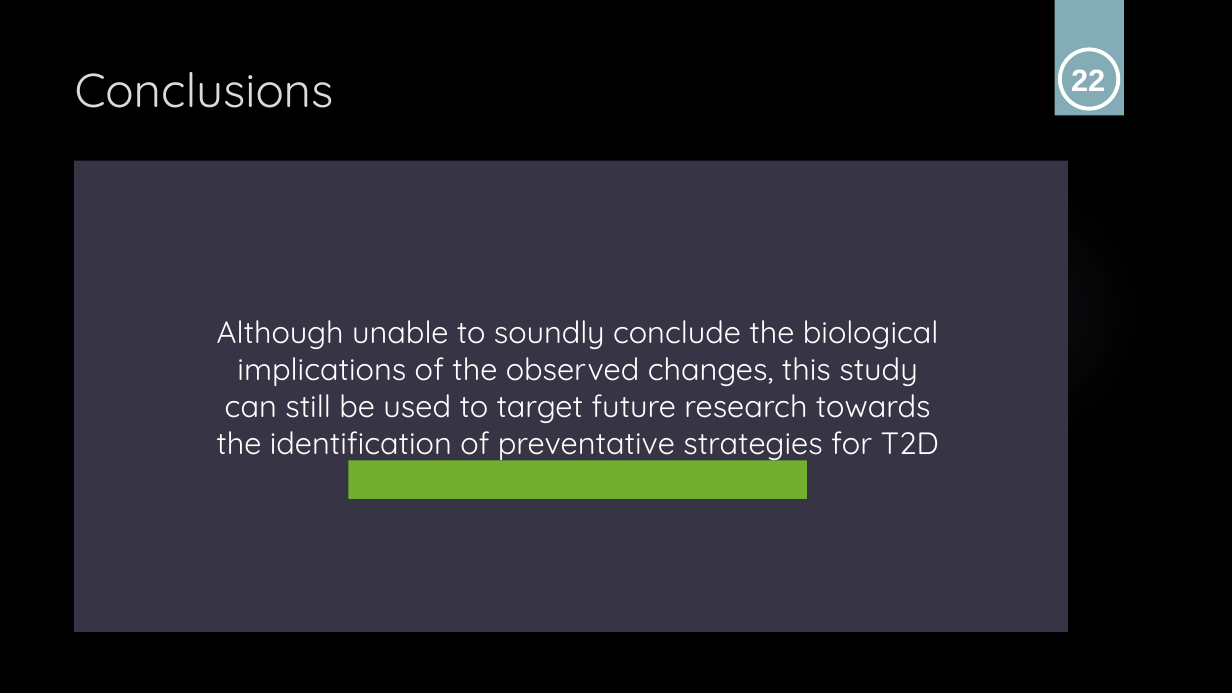
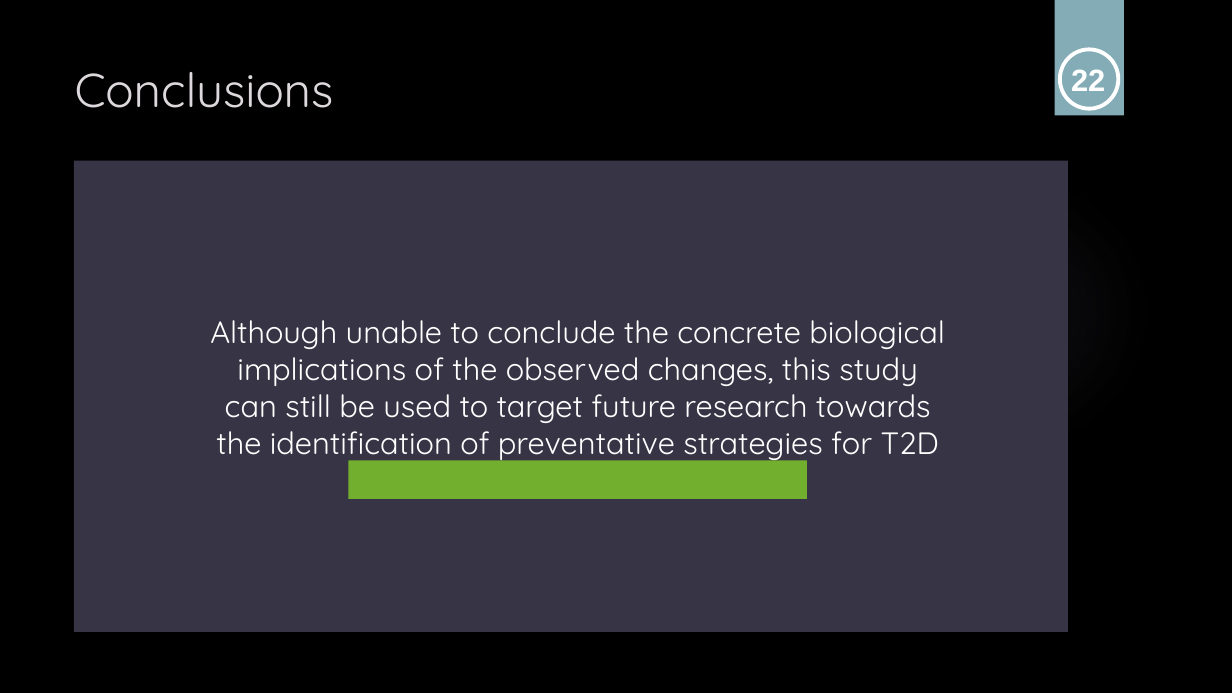
Before and after one commit to sabdeolive/Sabrina_BMS_Bachelor-Internship, a slide deck: slide 22 of Final Presentation.pptx. Drawn at 1232x693 pixels with LibreOffice and Linux fonts; fonts in the diff are those of the drawing; background and template pictures are left out. Boxes give left, top, right and bottom in pixels: in the first picture for what was removed or moved away, otherwise in the second. Text is boxed around its words. In the diff, an @@ line names an element or a change of style, - is before the commit and + after.

```diff
--- a/Final Presentation.pptx
+++ b/Final Presentation.pptx
@@ text at bbox=[210, 320, 945, 463]: text changed @@
-Although unable to soundly conclude the biological implications of the observed changes, this study can still be used to target future research towards the identification of preventative strategies for T2D
+Although unable to conclude the concrete biological implications of the observed changes, this study can still be used to target future research towards the identification of preventative strategies for T2D
```
Also in this commit, not shown: 2 other slides changed, 1 slide added.
